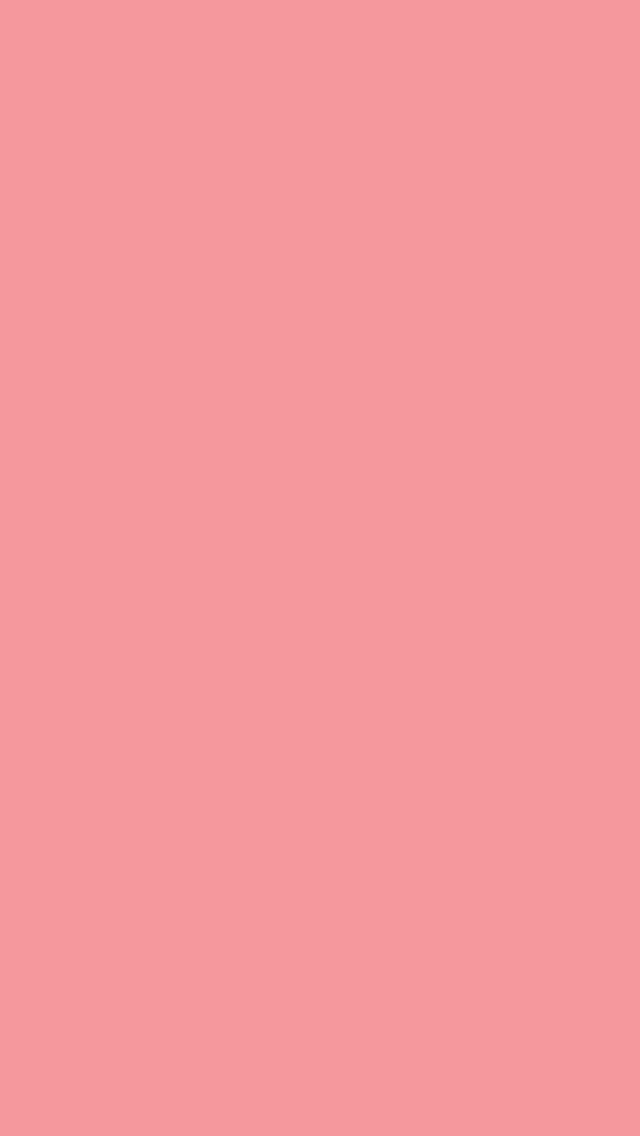
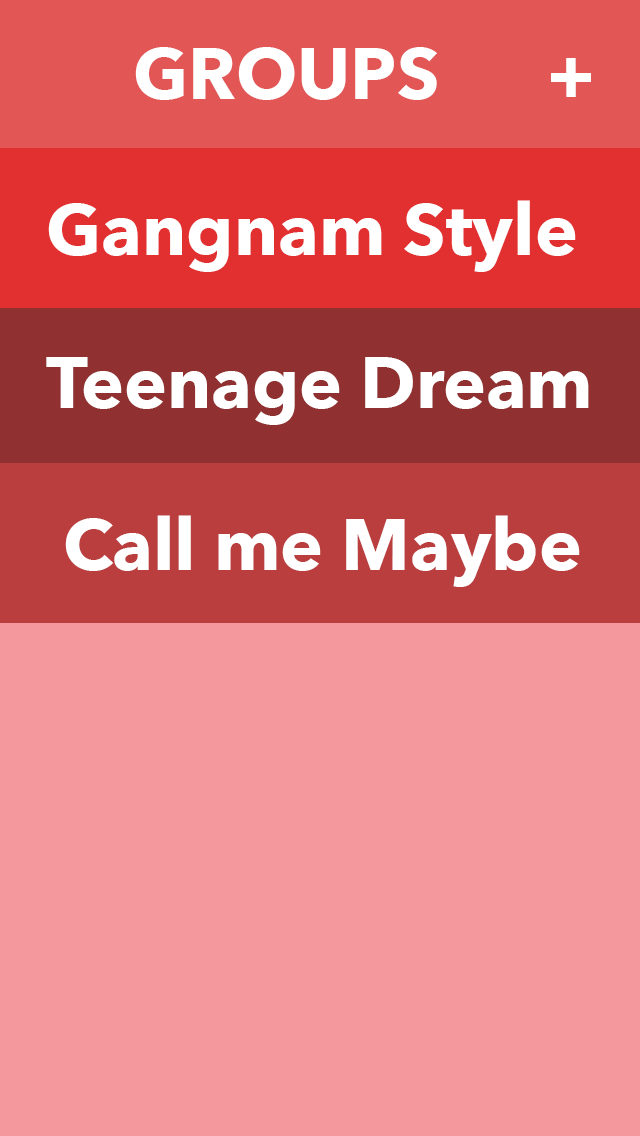
The second 640x1136 image is a revision of the first. Changes to its layers:
showed group "LOBBY" (14 layers) over [0, 0, 640, 623]
renamed "GROUPS" to "GROUPS +", painted on it over [135, 47, 591, 100]
moved "Rectangle 6 copy" above "Rectangle 16" over [0, 148, 640, 308]
added layer "+" above "INTRO" over [560, 43, 600, 82]
